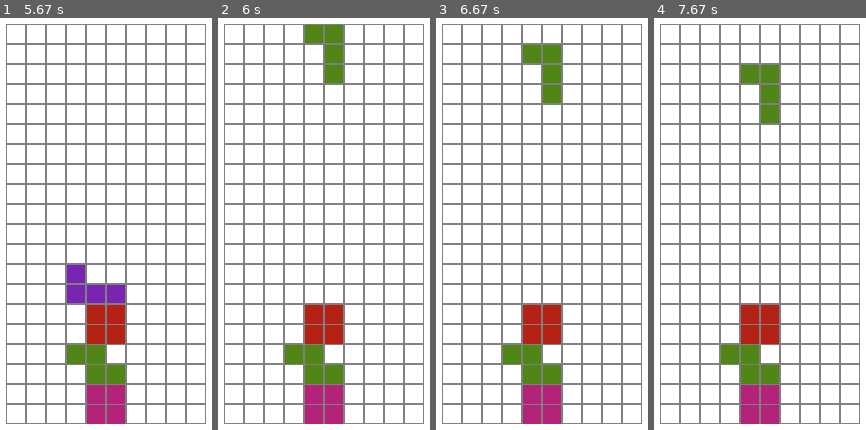
Above: before the commit, frames 1-4 (left to right).
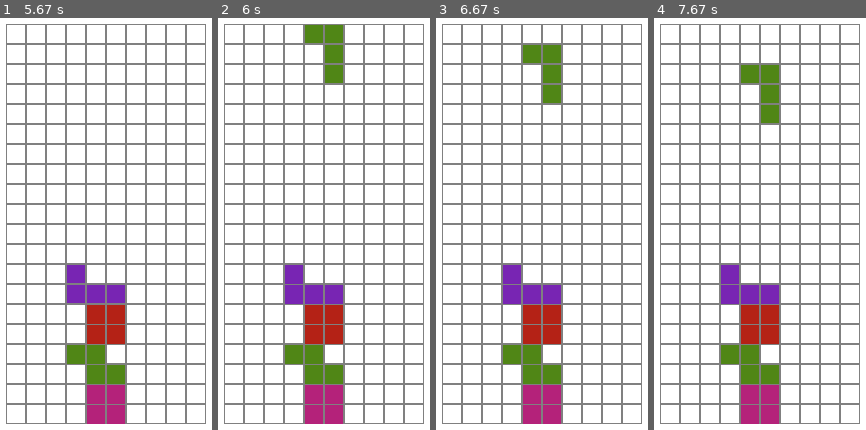
Above: after the commit, the same moments.

Repository: Colevy-Collins/TeamA-Tetris-Project
Game: pygame game, started from tetris_verFinal.py
Two runs of this game, one before a commit and one after it. Both use one fixed random seed, a clock stepped at 60 frames per second and the inputs below.
Inputs:
- Up to frame 1 (5.67 s): hold Down 0.33-0.8 s; tap Up at 4.9 s
- Up to frame 2 (6 s): no input
- Up to frame 3 (6.67 s): no input
- Up to frame 4 (7.67 s): no input

Frame 1 is identical in both runs. In frame 2, 1.6% of the frame differs, in the area x 31-59%, y 59-70%; in frame 3, 1.6%; in frame 4, 1.6%.

Commit message:
Fixed deleting block issue

Diff:
--- a/src/TetrisBlock.py
+++ b/src/TetrisBlock.py
@@ -9,7 +9,8 @@
         self.shift_in_x = 0
         self.shift_in_y = 0
         self.colors = (
-            (120, 37, 179), #issue color
+            (0, 0, 0), # can not use index 0
+            (120, 37, 179),
             (100, 179, 179),
             (80, 34, 22),
             (80, 134, 22),
@@ -31,6 +32,7 @@
         self.shift_in_x = starting_shift_x
         self.shift_in_y = starting_shift_y
         self.current_figure_type = random.randint(start_of_range, len(self.Figures) - 1)
+        start_of_range = 1
         self.current_figure_color =random.randint(start_of_range, len(self.colors) - 1)
         default_rotation = 0
         rotation_identifier = default_rotation
--- a/src/TetrisBoard.py
+++ b/src/TetrisBoard.py
@@ -17,6 +17,7 @@
         self.window_size = (400, 500)
         self.game_field = []
         self.colors = (
+            (0, 0, 0), # can not use index 0
             (120, 37, 179),
             (100, 179, 179),
             (80, 34, 22),
